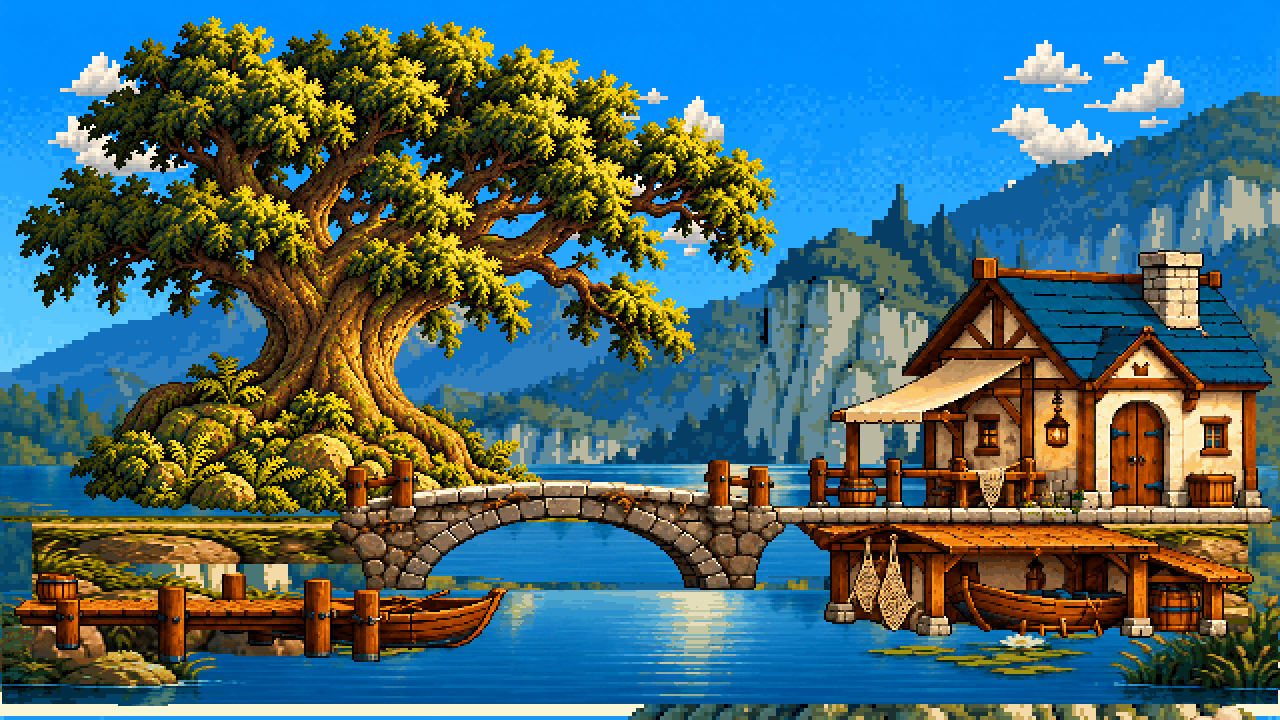
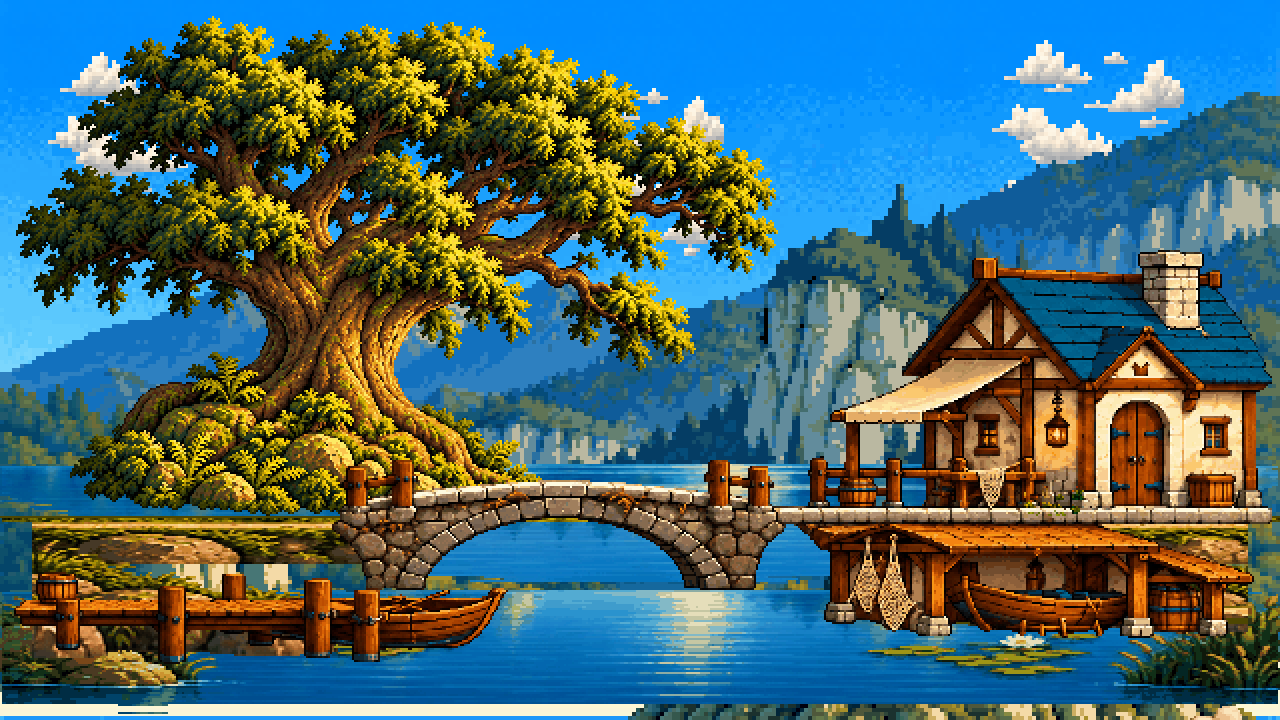
Layered file, before and after one edit (1280px x 720px). Changes by layer:
painted on "water" over [2, 596, 1276, 714]
